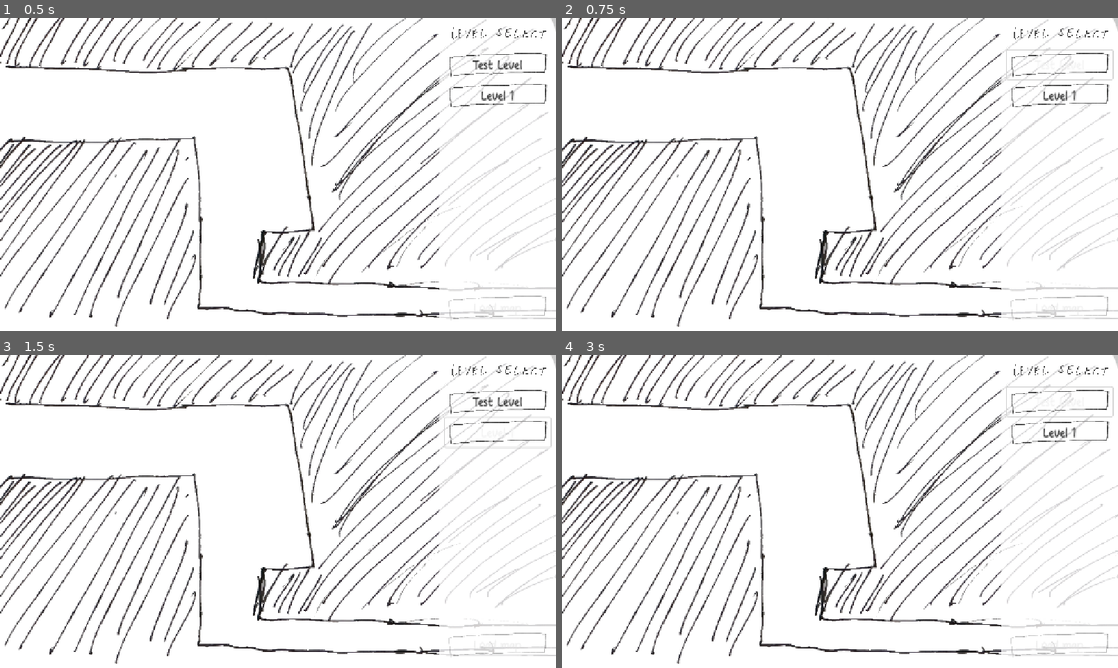
Above: before the commit, frames 1-4 (two rows, left to right).
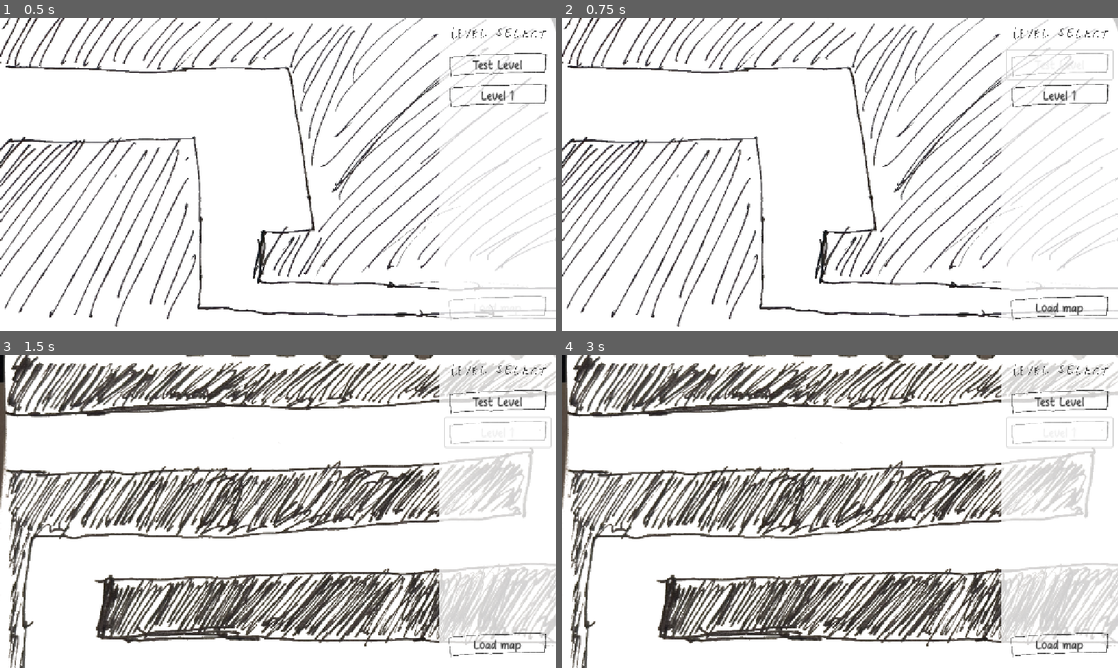
Above: after the commit, the same moments.

Repository: OzuYatamutsu/notebook-tower-defense
Game: Godot game, scene res://levels/MapSelect.tscn
Two runs of this game, one before a commit and one after it. Both use one fixed random seed, a clock stepped at 60 frames per second and the inputs below. This scene is started directly instead of the project's main scene.
Inputs:
- Up to frame 1 (0.5 s): no input
- Up to frame 2 (0.75 s): click "Test Level" at 0.5 s
- Up to frame 3 (1.5 s): click "Level 1" at 1.25 s
- Up to frame 4 (3 s): click "Level 1" (after the commit: "Test Level") at 2 s; click "Test Level" (after the commit: "Level 1") at 2.75 s

Frame 1 is identical in both runs. In frame 2, 0.4% of the frame differs, in the area x 80-99%, y 11-97%; in frame 3, 38%; in frame 4, 38%, in the area x 0-100%, y 0-100%.

Commit message:
Fix button behavior/map preview

Diff:
--- a/levels/MapSelect.tscn
+++ b/levels/MapSelect.tscn
@@ -86,6 +86,3 @@
 scale = Vector2(1.28, 1.18062)
 texture = ExtResource("1_4cnvf")
 centered = false
-
-[connection signal="pressed" from="Selector/ButtonContainer/TestLevel" to="." method="_on_button_pressed"]
-[connection signal="pressed" from="Selector/ButtonContainer/Level1" to="." method="_on_button_pressed"]
--- a/levels/map_select.gd
+++ b/levels/map_select.gd
@@ -16,6 +16,13 @@
 func _ready() -> void:
     LoadLevelButton.disabled = true
 
+    for _button in find_children("", "Button", true, true):
+        if _button.name == LOAD_MAP_NAME:
+            _button.disabled = true
+            continue
+        _button.disabled = false
+        _button.pressed.connect(_on_button_pressed.bind(_button.name))
+
 func load_level_preview(path_to_level: String) -> void:
     CurrentSelectedLevel = path_to_level
 
@@ -29,15 +36,18 @@
 
     get_tree().change_scene_to_file(CurrentSelectedLevel)
 
-func _on_button_pressed(button: Button) -> void:
-    if CurrentSelectedLevel != null and button.name == LOAD_MAP_NAME:
+func _on_button_pressed(button_name: String) -> void:
+    if CurrentSelectedLevel != null and button_name == LOAD_MAP_NAME:
         load_selected_level()
         return
 
-    load_level_preview(LABEL_LEVEL_MAP[button.name])
+    load_level_preview(LABEL_LEVEL_MAP[button_name])
 
     # Unset all other buttons
     for _button in find_children("", "Button", true, true):
+        if _button.name == button_name:
+            _button.disabled = true
+            continue
         _button.disabled = false
-    button.disabled = true
+
     LoadLevelButton.disabled = false
